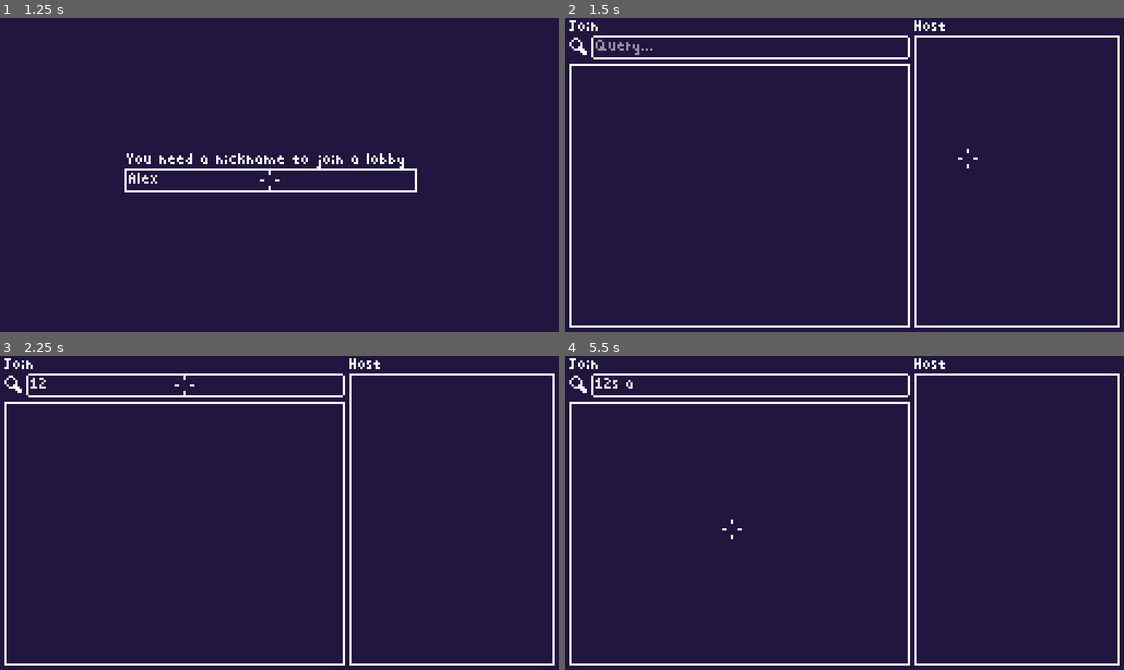
Above: before the commit, frames 1-4 (two rows, left to right).
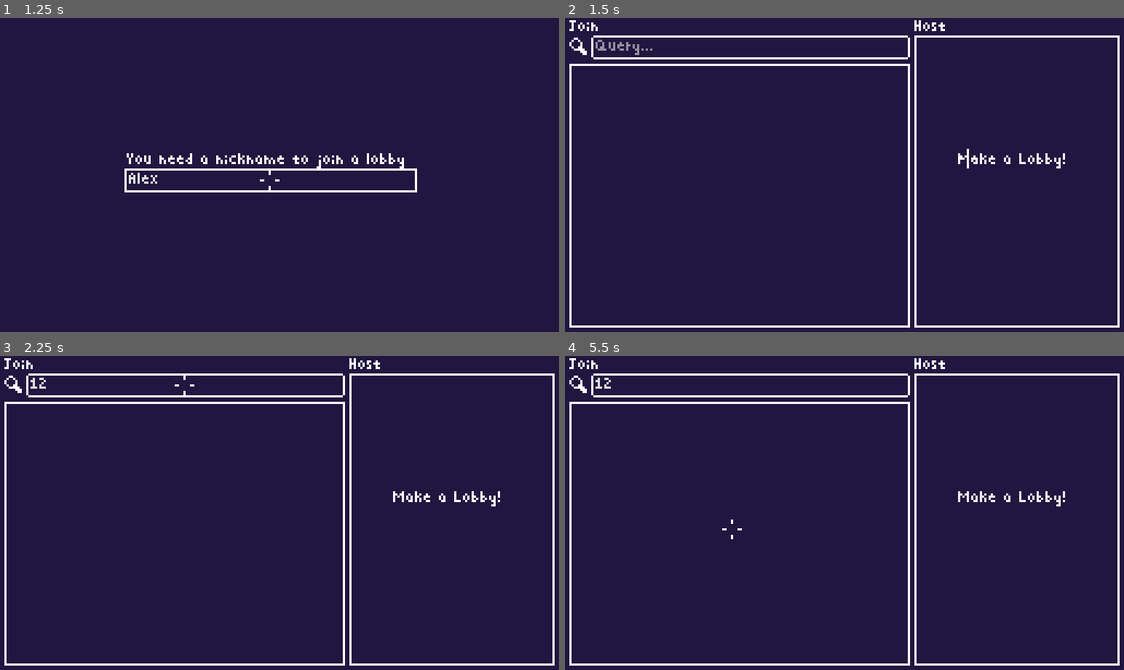
Above: after the commit, the same moments.

Repository: rageboi1011/monorun
Game: Godot game, scene res://scenes/multiplayer.tscn
Two runs of this game, one before a commit and one after it. Both use one fixed random seed, a clock stepped at 60 frames per second and the inputs below.
Inputs (mouse positions are in pixels of both pictures, inside the frame that each line leads up to):
- Up to frame 1 (1.25 s): click (268, 181) at 0.52 s; type "Alex" at 0.6 s
- Up to frame 2 (1.5 s): tap Enter (CONFIRM) at 1.25, 1.35 s; move the mouse to (967, 159) at 1.27 s; hold S (D) from 1.28 s (still down)
- Up to frame 3 (2.25 s): tap Space (JUMP) at 1.52 s; release S (D) at 2 s; click (184, 387) at 2.02 s; type "12" at 2.1 s
- Up to frame 4 (5.5 s): click (1012, 500) at 2.75 s, where only the run after the commit has a clickable "Make a Lobby!"; click (1012, 500) at 3.5 s, where only the run after the commit has a clickable "Make a Lobby!"; click (1012, 500) at 4.25 s, where only the run after the commit has a clickable "Make a Lobby!"; tap Enter (CONFIRM) at 5 s; move the mouse to (732, 528) at 5.02 s; tap S (D) at 5.1 s; tap Space (JUMP) at 5.27 s; tap A (L) at 5.3 s

Frame 1 is identical in both runs. In frame 2, 0.2% of the frame differs, in the area x 70-90%, y 43-48%; in frame 3, 0.2%; in frame 4, 0.3%, in the area x 8-90%, y 7-48%.

Commit message:
Push to laptop

Diff:
--- a/scenes/multiplayer.tscn
+++ b/scenes/multiplayer.tscn
@@ -63,6 +63,16 @@
 placeholder_text = "Query..."
 caret_blink = true
 
+[node name="HostButton" type="Button" parent="LobbyList"]
+margin_left = 900.0
+margin_top = 310.0
+margin_right = 1150.0
+margin_bottom = 347.0
+theme = ExtResource( 5 )
+custom_colors/font_color = Color( 1, 1, 1, 1 )
+custom_fonts/font = ExtResource( 1 )
+text = "Make a Lobby!"
+
 [node name="PlayerInfo" type="Control" parent="."]
 margin_right = 40.0
 margin_bottom = 40.0
--- a/scripts/scene_multiplayer.gd
+++ b/scripts/scene_multiplayer.gd
@@ -9,27 +9,35 @@
 var LobbyTemplate = preload("res://objects/LobbyTemplate.tscn")
 
 func _ready():
-	print(Marshalls.utf8_to_base64("Hi!"))
 	WsClient.connect_to_url("wss://MonorunSignalingServer.donovanedwards.repl.co")
 	WsClient.connect("ws_connect", self, "_ws_connected")
 	WsClient.connect("new_data", self, "_ws_data")
+
+	$LobbyList/HostButton.connect("button_up", self, "_host_lobby")
 
 func _ws_connected():
 	pass
 
 func _ws_data(type, args):
-	print(args)
+#	print(args)
 	match type:
 		"SL":
-			if (args.size() > 0):
+			if (args[0] != ""):
 				for rawlobby in args:
 					var lobby = Array(rawlobby.split("|"))
+					print(lobby)
 					var temp = LobbyTemplate.instance()
 					var title_label = temp.get_node("Title")
 					title_label.text = lobby[0]
 					$LobbyList/Container.add_child(temp)
 			else:
 				pass
+		"HL":
+			print("Lobby created!")
+			get_tree().change_scene("res://scenes/test.tscn")
+
+func _host_lobby():
+	WsClient.send("HL:%s's Lobby"%[WsClient.username])
 
 func _process(_delta):
 	material.set_shader_param("MOOD_COLOR", GlobalVars.mood_color)
@@ -38,5 +46,6 @@
 	if (STATE == 0):
 		if (Input.is_action_just_pressed("CONFIRM") and $PlayerInfo/Nickname.text.length() > 0):
 			WsClient.username = $PlayerInfo/Nickname.text
+			WsClient.send("I:"+WsClient.username)
 			$PlayerInfo.visible = false
 			$LobbyList.visible = true
--- a/scripts/ws_client.gd
+++ b/scripts/ws_client.gd
@@ -58,17 +58,15 @@
 
 func _parse_msg():
 	var pkt_str: String = client.get_peer(1).get_packet().get_string_from_utf8()
-	print(pkt_str)
 #	emit_signal("new_data", pkt_str)
 	var index = pkt_str.split(":")
 	var index_type = index[0]
 	index.remove(0)
-	var args = Array(index)
+	var args = Array(index[0].split(","))
 	emit_signal("new_data", index_type, args)
 	match index_type:
 		"I":
 			id = args[0]
-			print("ID ==> ", id)
 			send("SL")
 
 func send(string) -> int:
